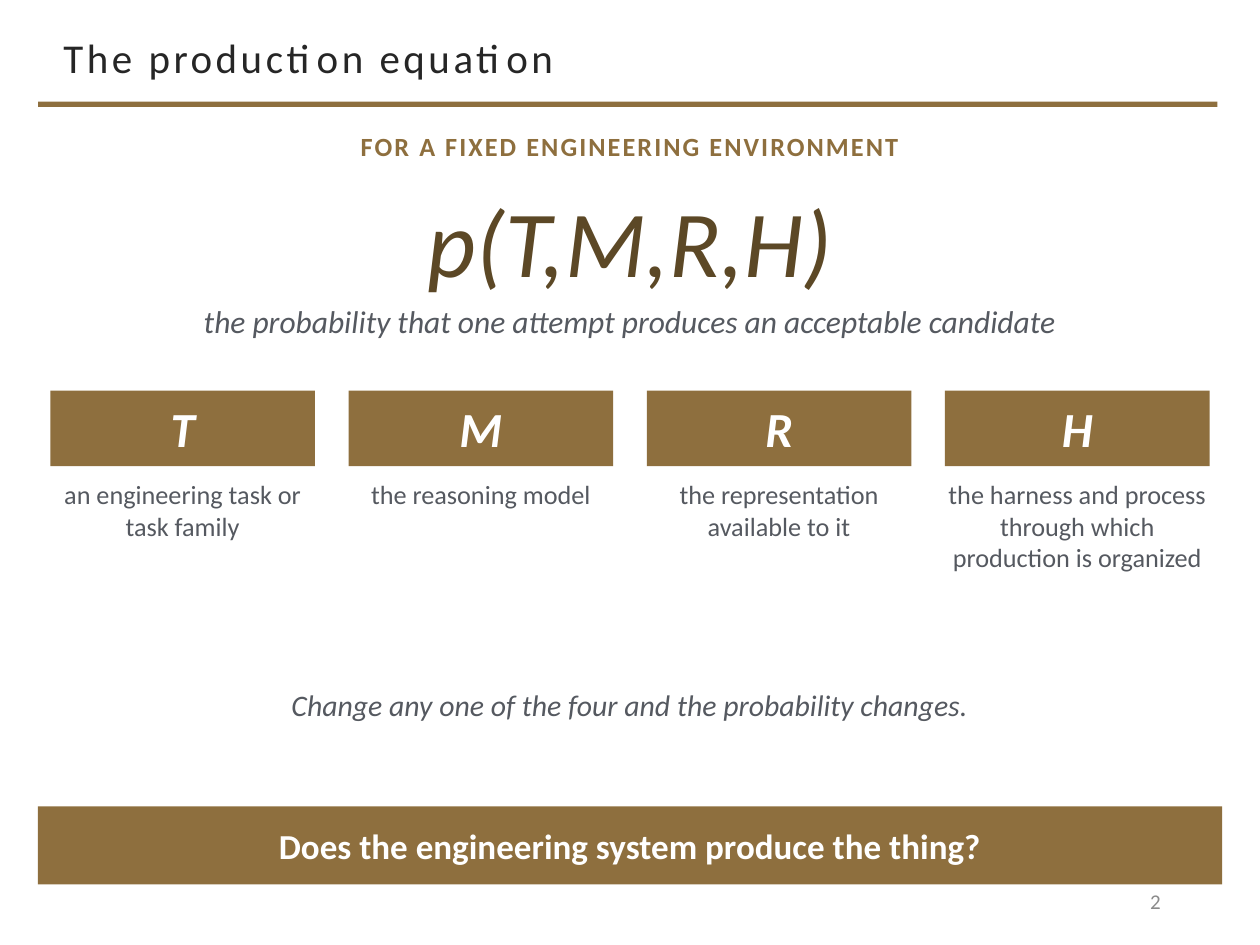
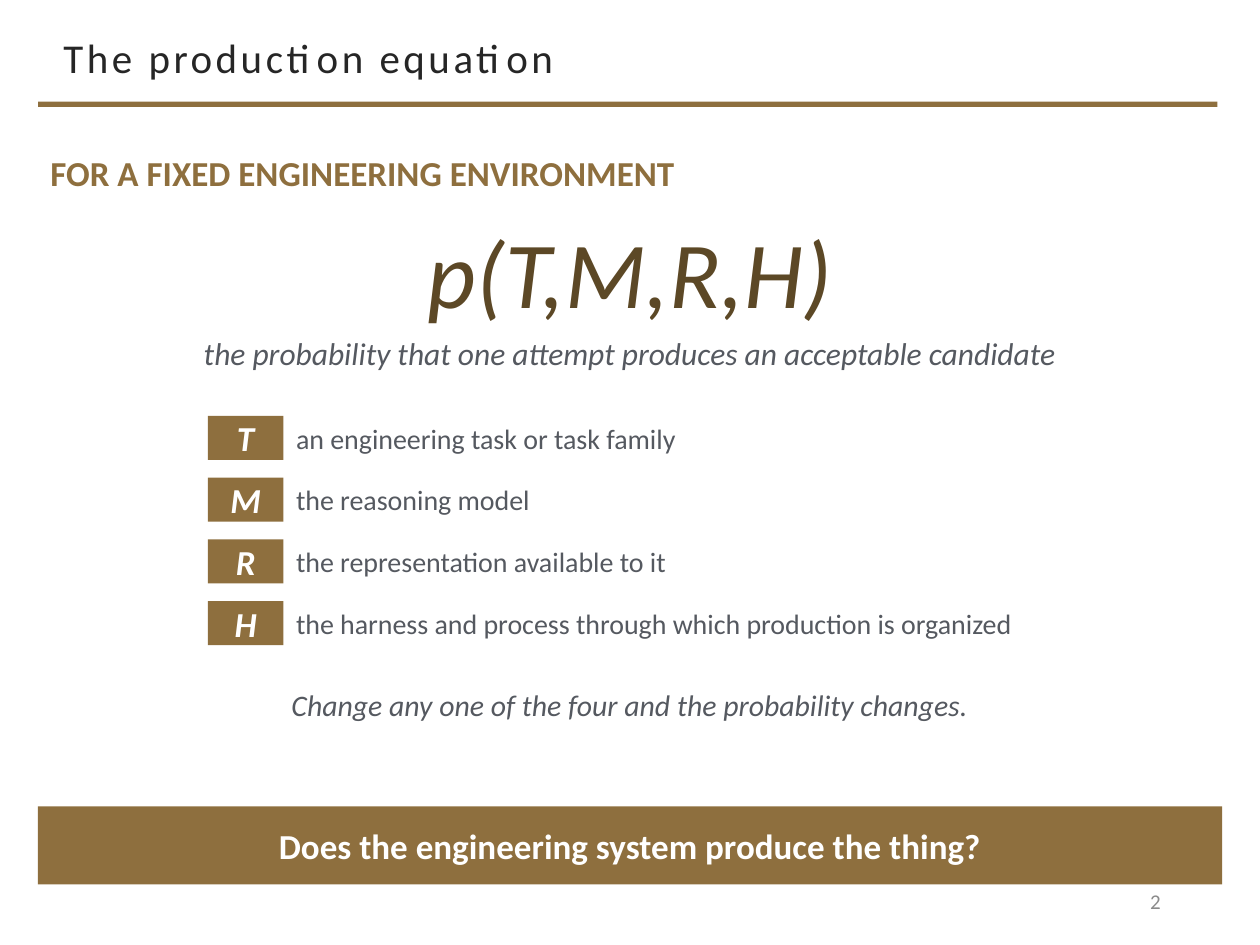
Before and after one commit to davisjam/model-based-agentic-software-engineering, a slide deck: slide 2 of course/lectures/act-2-delegation-and-control/02-modeling/2-2-Modeling-1-Purposeful-Reduction.pptx. Drawn at 1260x945 pixels with LibreOffice and Linux fonts; fonts in the diff are those of the drawing; background and template pictures are left out. Boxes give left, top, right and bottom in pixels: in the first picture for what was removed or moved away, otherwise in the second. Text is boxed around its words. In the diff, an @@ line names an element or a change of style, - is before the commit and + after.

```diff
--- a/course/lectures/act-2-delegation-and-control/02-modeling/2-2-Modeling-1-Purposeful-Reduction.pptx
+++ b/course/lectures/act-2-delegation-and-control/02-modeling/2-2-Modeling-1-Purposeful-Reduction.pptx
@@ text "FOR A FIXED ENGINEERING ENVIRONMENT": place and size @@
-text "FOR A FIXED ENGINEERING ENVIRONMENT" at [361, 139, 898, 156]
+text "FOR A FIXED ENGINEERING ENVIRONMENT" at [50, 163, 674, 187]
@@ text "FOR A FIXED ENGINEERING ENVIRONMENT" at [50, 163, 674, 187]: size 15 to 20 pt, letter spacing 1.2 to 0 pt; alignment centre to left @@
@@ text "p(T,M,R,H)": place and size @@
-text "p(T,M,R,H)" at [428, 208, 832, 293]
+text "p(T,M,R,H)" at [428, 239, 832, 324]
@@ text "the probability that one attempt ...": place and size @@
-text "the probability that one attempt ..." at [204, 311, 1055, 338]
+text "the probability that one attempt ..." at [204, 343, 1055, 370]
@@ rectangle "T": place and size @@
-rectangle "T" at [50, 391, 315, 466]
+rectangle "T" at [208, 416, 284, 460]
@@ size 15 to 16 pt; alignment centre to left; vertical alignment top to middle in 4 elements at [296, 552, 666, 577], [296, 490, 530, 515], [296, 614, 1011, 639], [296, 429, 675, 454] @@
@@ text "an engineering task or task ...": place and size @@
-text "an engineering task or task ..." at [64, 486, 301, 540]
+text "an engineering task or task ..." at [296, 429, 675, 454]
@@ rectangle "M": place and size @@
-rectangle "M" at [349, 391, 614, 466]
+rectangle "M" at [208, 478, 284, 522]
@@ text "the reasoning model": place and size @@
-text "the reasoning model" at [371, 486, 591, 509]
+text "the reasoning model" at [296, 490, 530, 515]
@@ rectangle "R": place and size @@
-rectangle "R" at [646, 391, 911, 466]
+rectangle "R" at [208, 539, 284, 583]
@@ text "the representation available to it": place and size @@
-text "the representation available to it" at [680, 486, 878, 536]
+text "the representation available to it" at [296, 552, 666, 577]
@@ size 28 to 20 pt in 4 elements at [208, 416, 284, 460], [208, 478, 284, 522], [208, 539, 284, 583], [208, 601, 284, 645] @@
@@ rectangle "H": place and size @@
-rectangle "H" at [945, 391, 1210, 466]
+rectangle "H" at [208, 601, 284, 645]
@@ text "the harness and process through ...": place and size @@
-text "the harness and process through ..." at [948, 486, 1206, 572]
+text "the harness and process through ..." at [296, 614, 1011, 639]
```
Also in this commit, not shown: 2 other slides changed.
